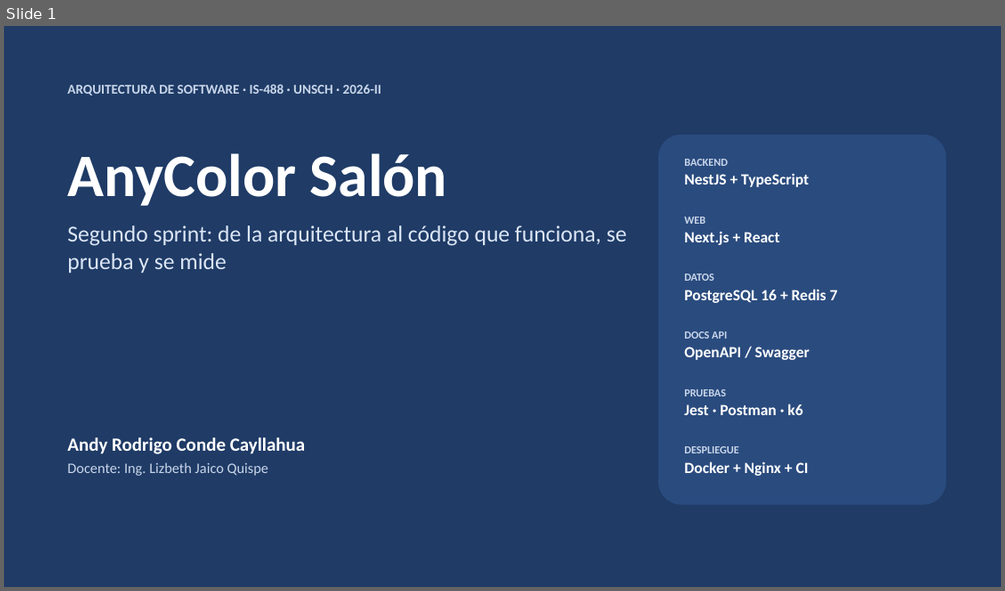
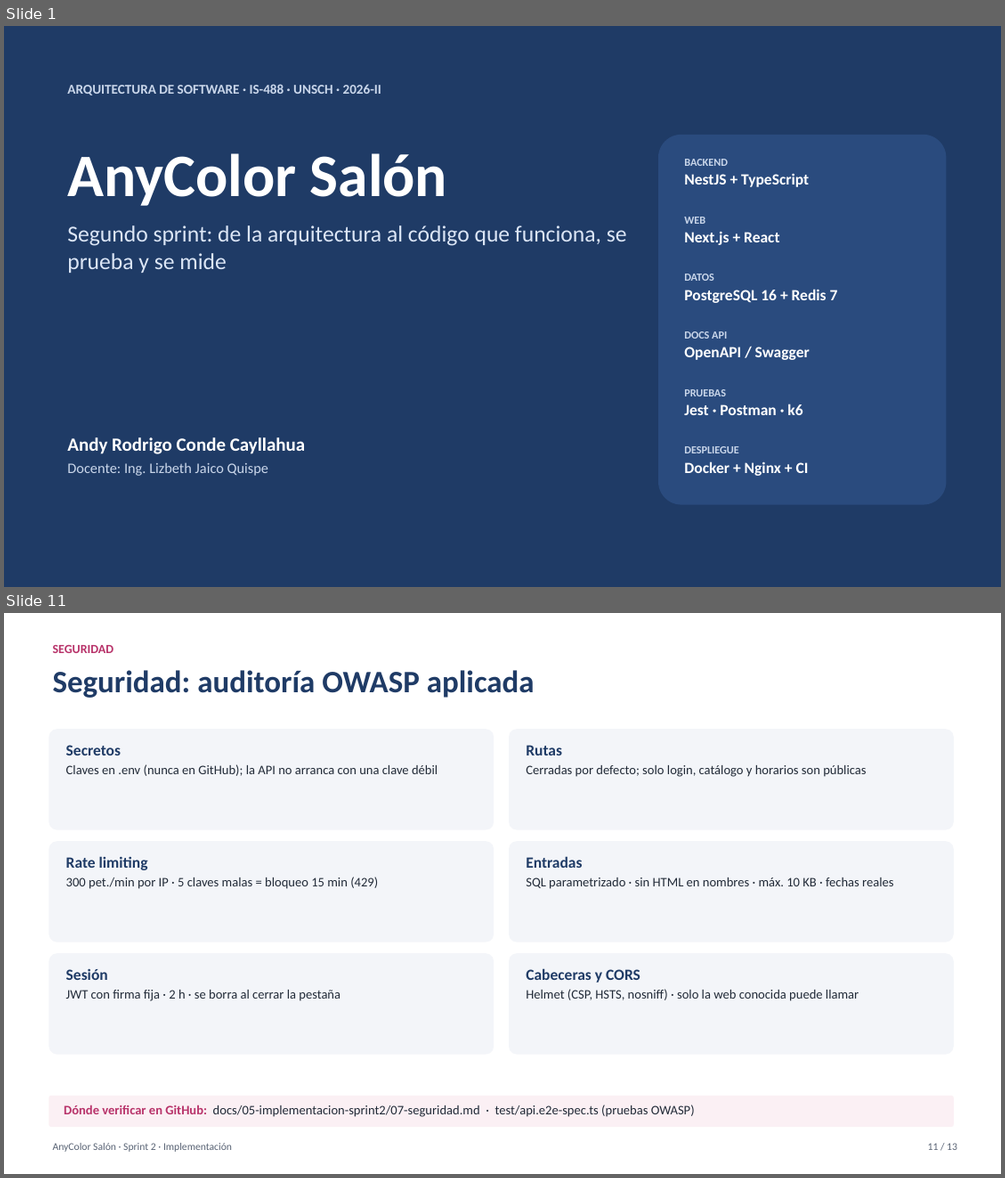
Before and after one commit to RodrigoCayllahua/AnyColor-arquitSoft-02-Andy-Conde, a slide deck: presentacion/AnyColor-Salon-Sprint2.pptx. Shown one above the other, each under a label of ours: slide 1 before the commit, slides 1 and 11 after it; the slides between them are not shown. The pictures are 1005x591 and 1005x1178 pixels, drawn with LibreOffice and Linux fonts; fonts in the diff are those of the drawing. Boxes give left, top, right and bottom in pixels: in the first picture for what was removed or moved away, otherwise in the second. Text is boxed around its words. In the diff, an @@ line names an element or a change of style, - is before the commit and + after.

Commit message:
docs: agregar diapositiva de seguridad y actualizar numero de pruebas en la presentacion

```diff
--- a/presentacion/AnyColor-Salon-Sprint2.pptx
+++ b/presentacion/AnyColor-Salon-Sprint2.pptx
@@ slide 11 added at box(4, 613, 1001, 1174), background #FFFFFF @@
@@ text added at box(53, 645, 114, 653), 12 pt, text #B8336A, bold @@
+SEGURIDAD
@@ text added at box(53, 670, 534, 698), 30 pt, text #1F3B66, bold @@
+Seguridad: auditoría OWASP aplicada
@@ rounded rectangle added at box(48, 729, 494, 830), fill #F3F5F9 @@
@@ text added at box(66, 745, 437, 776), 12.5 pt, text #222B38 @@
+Secretos
+Claves en .env (nunca en GitHub); la API no arranca con una clave débil
@@ rounded rectangle added at box(509, 729, 954, 830), fill #F3F5F9 @@
@@ text added at box(526, 745, 866, 777), 12.5 pt, text #222B38 @@
+Rutas
+Cerradas por defecto; solo login, catálogo y horarios son públicas
@@ rounded rectangle added at box(48, 841, 494, 942), fill #F3F5F9 @@
@@ rounded rectangle added at box(509, 841, 954, 942), fill #F3F5F9 @@
@@ text added at box(66, 856, 378, 889), 12.5 pt, text #222B38 @@
+Rate limiting
+300 pet./min por IP · 5 claves malas = bloqueo 15 min (429)
@@ text added at box(526, 856, 893, 889), 12.5 pt, text #222B38 @@
+Entradas
+SQL parametrizado · sin HTML en nombres · máx. 10 KB · fechas reales
@@ rounded rectangle added at box(48, 953, 494, 1054), fill #F3F5F9 @@
@@ rounded rectangle added at box(509, 953, 954, 1054), fill #F3F5F9 @@
@@ text added at box(66, 968, 340, 1001), 12.5 pt, text #222B38 @@
+Sesión
+JWT con firma fija · 2 h · se borra al cerrar la pestaña
@@ text added at box(526, 968, 858, 1001), 12.5 pt, text #222B38 @@
+Cabeceras y CORS
+Helmet (CSP, HSTS, nosniff) · solo la web conocida puede llamar
@@ rounded rectangle added at box(48, 1095, 954, 1127), fill #FBF0F4 @@
@@ text added at box(64, 1104, 695, 1117), 12.5 pt, text #222B38 @@
+Dónde verificar en GitHub: docs/05-implementacion-sprint2/07-seguridad.md · test/api.e2e-spec.ts (pruebas OWASP)
@@ text added at box(53, 1143, 232, 1151), 10 pt, text #5A6475 @@
+AnyColor Salón · Sprint 2 · Implementación
@@ text added at box(928, 1143, 957, 1150), 10 pt, text #5A6475 @@
+11 / 13
```
Also in this commit, not shown: 11 slides changed.
